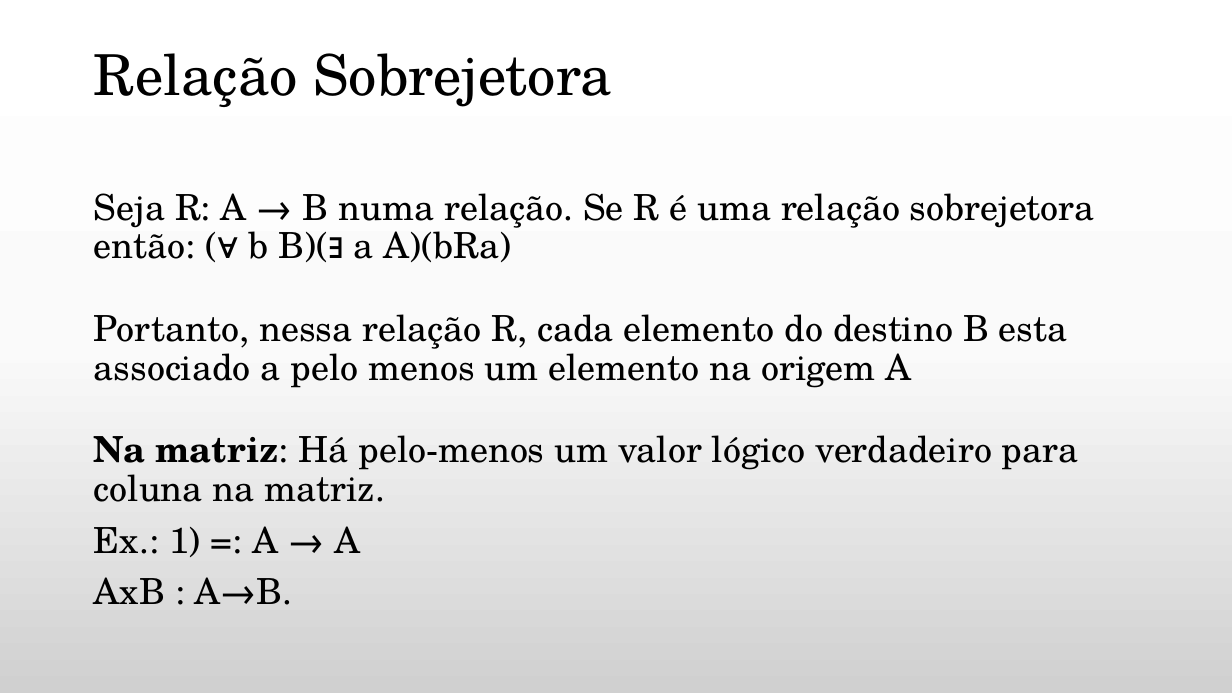
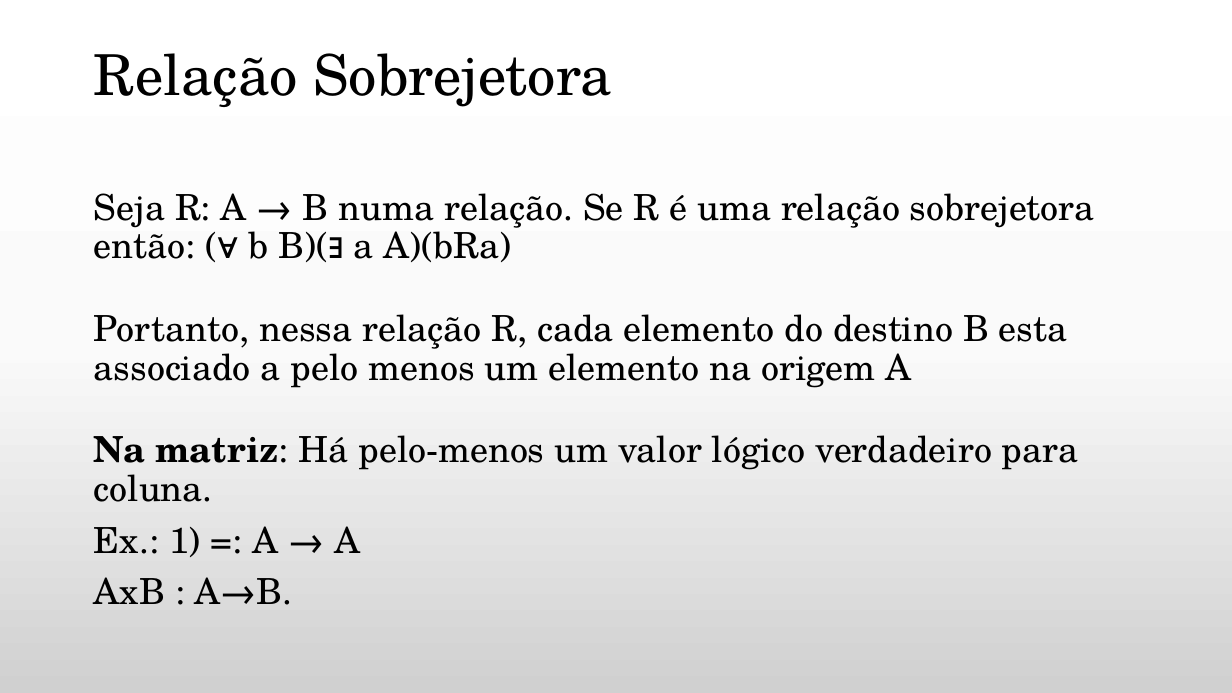
Before and after one commit to daniellygj/Fatec, a slide deck: slide 16 of 1º semestre/Revisões by danny/Revisão de Matemática Discreta.pptx. Drawn at 1232x693 pixels with LibreOffice and Linux fonts; fonts in the diff are those of the drawing; background and template pictures are left out. Boxes give left, top, right and bottom in pixels: in the first picture for what was removed or moved away, otherwise in the second. Text is boxed around its words. In the diff, an @@ line names an element or a change of style, - is before the commit and + after.

```diff
--- a/1º semestre/Revisões by danny/Revisão de Matemática Discreta.pptx
+++ b/1º semestre/Revisões by danny/Revisão de Matemática Discreta.pptx
@@ text at (x1=94, y1=435, x2=1078, y2=502): text changed @@
-Na matriz: Há pelo-menos um valor lógico verdadeiro para coluna na matriz.
+Na matriz: Há pelo-menos um valor lógico verdadeiro para coluna.
```
Also in this commit, not shown: 9 other slides changed, 2 other files.
